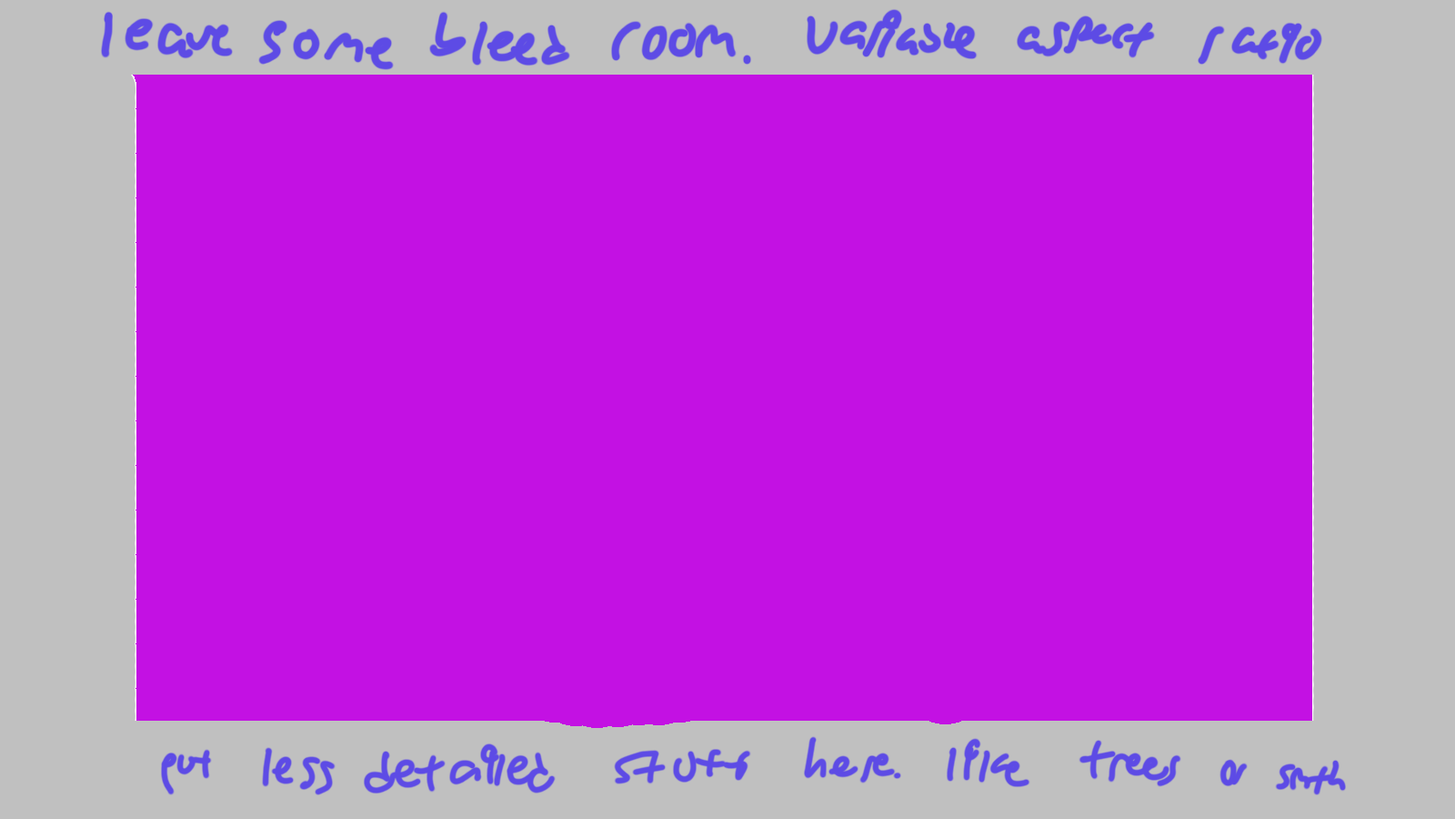
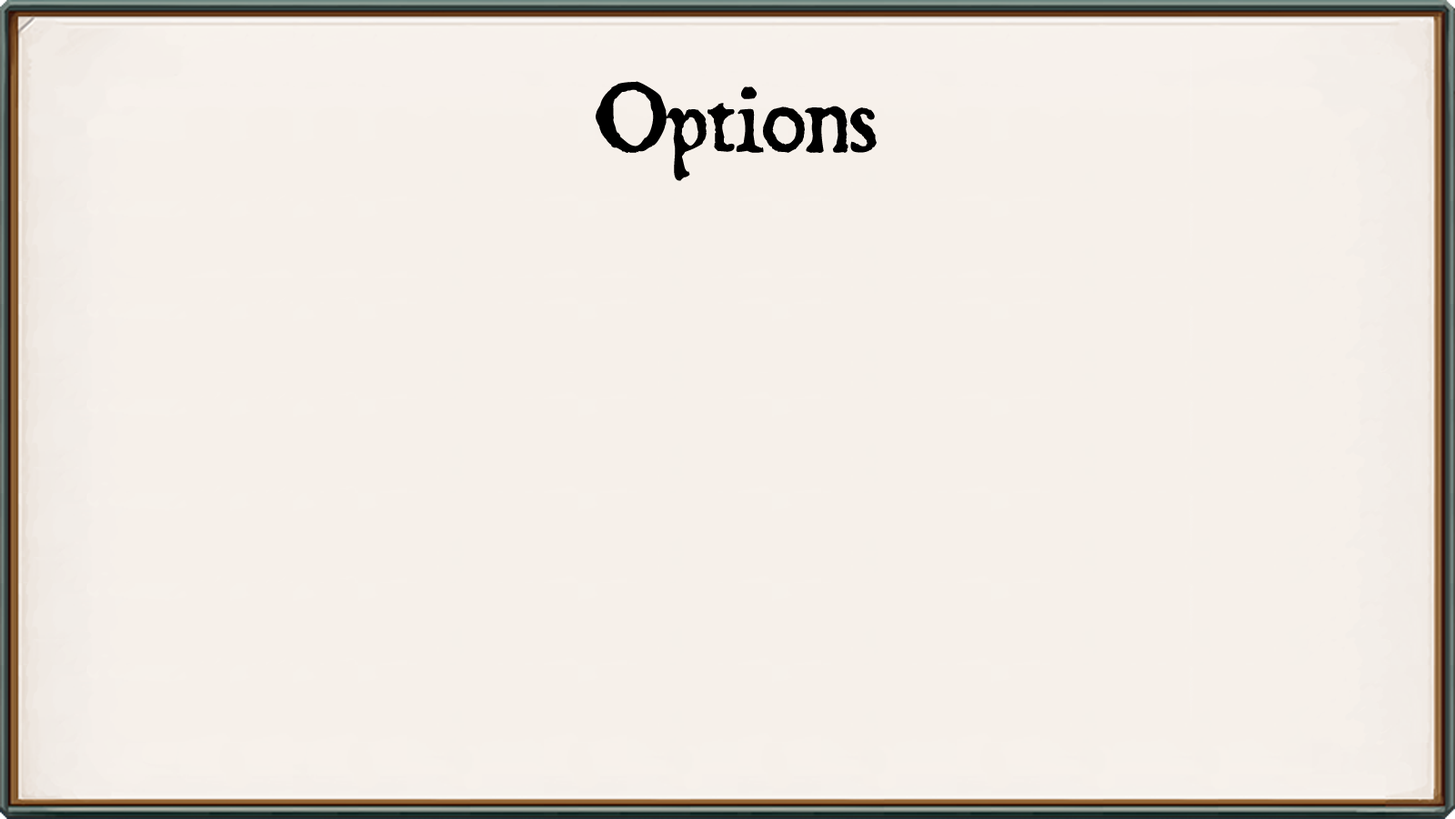
The second 1455x819 image is a revision of the first. Changes to its layers:
added layer "Options" above "Layer 11" over [595, 80, 877, 182]
renamed "Layer 1" to "Layer 11", painted on it over [0, 0, 1455, 819]
